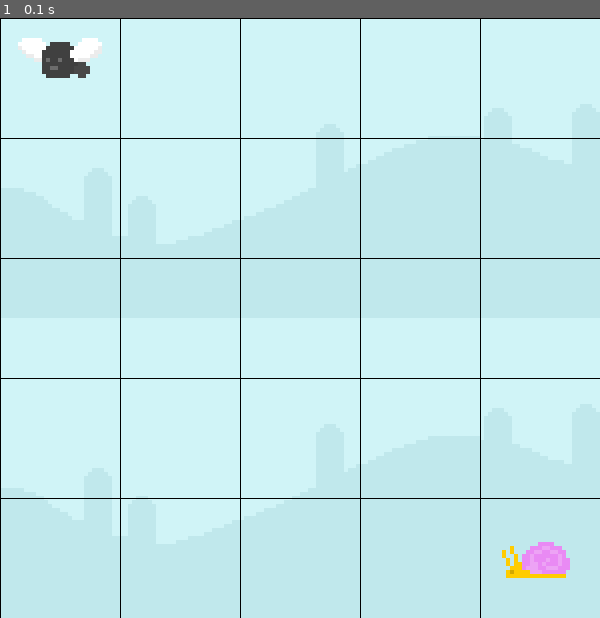
Above: before the commit, frame 1.
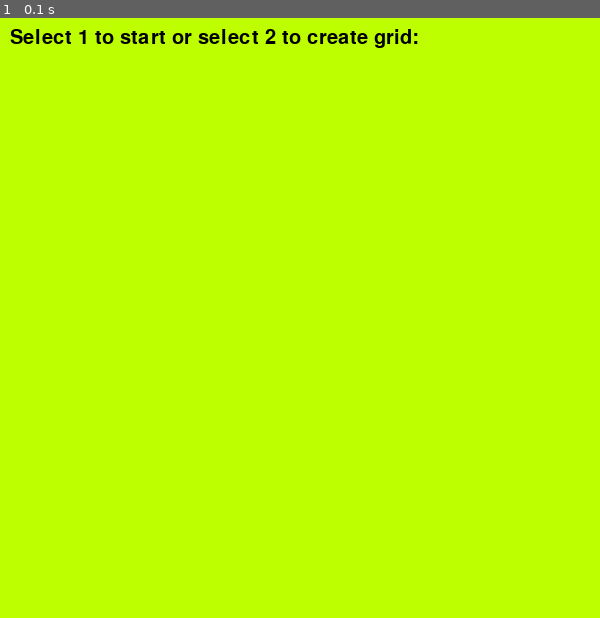
Above: after the commit, the same moment.

Repository: Syntax-Saboteurs/Wandering-in-the-Woods-Game
Game: pygame game, started from level6_8.py
Same seed, same stepped clock (60 frames per second), same inputs: the game is played once before the commit and once after it.
Inputs:
- Up to frame 1 (0.1 s): no input

The runs differ from the first frame. In frame 1, 100% of the frame differs, in the area x 0-100%, y 0-100%.

Commit message:
Update level6_8.py

Diff:
--- a/level6_8.py
+++ b/level6_8.py
@@ -1,15 +1,6 @@
 '''
 resources: https://www.pygame.org/docs/
-
 '''
-
-# level_three() function - game level for grades(6-8)
-    # students have control of 3-5 game (level II)
-    # students will now be challanged to run experiments to determine how the average run varies with
-        # size and shape of the grids.
-    # the students will also be able to explore differnt protocols for wandering, and to decide which is
-        # the best way to wander if you want to shorten the time it takes to meet up
-
 import pygame, time, sys, random
 from pygame.locals import *
 # Constants
@@ -17,8 +8,8 @@
 WIDTH   = 600
 HEIGHT  = 600
 # This sets up the amount of rows and columns in our grid - if we change these values the number of squares changes
-ROWS = 5
-COLS = 5
+ROWS = 10
+COLS = 10
 # this is where we get our size of each cell
 CELL_SIZE = (WIDTH // COLS, HEIGHT // ROWS)
 
@@ -28,12 +19,10 @@
 
 snail_surf = pygame.image.load('graphics/snail/snail1.png').convert_alpha()
 #snail_x_pos = 800
-snail_rect = snail_surf.get_rect(midtop = (538,524))
+snail_rect = snail_surf.get_rect(midtop = (555,570))
 
 player_surf = pygame.image.load('graphics/fly1.png').convert_alpha()
-player_rect = player_surf.get_rect(midtop = (60,20))
-
-
+player_rect = player_surf.get_rect(midtop = (5, 4))
 
 # color tuples Constants - made of (r, g, b) if all are 255 it is white and if all values are zero then it is black - dont know what we will be using yet
 WHITE = (255, 255, 255)
@@ -43,11 +32,9 @@
 BLUE = (0, 0, 255)
 FOREST_GREEN = (190, 255, 0)
 
-
 # pygame setup - this initializes pygame
 pygame.init()
 
-
 # clock object which will track the game to FPS as seen below
 clock = pygame.time.Clock()
 
@@ -62,6 +49,63 @@
 
 # set up font (style, size)
 font = pygame.font.SysFont(None, 30)
+
+# sounds -- https://www.sounds-resource.com/
+# background sound - works just add sound file
+cheer = pygame.mixer.Sound('sounds/cheer.wav')
+collision = pygame.mixer.Sound('sounds/collision.wav')
+pygame.mixer.music.load('sounds/space.mp3')
+pygame.mixer.music.play(-1, 0.0)
+
+# get_input() function -- will get users input for grid
+def get_input(x):
+
+    # empty
+    input_text = ''
+
+    while True:
+        for event in pygame.event.get():
+
+            if event.type == pygame.QUIT:
+                pygame.quit()
+                sys.exit()
+
+            elif event.type == pygame.KEYDOWN:
+
+                # Check if the pressed key represents a digit (0-9)
+                if event.unicode.isdigit():
+
+                    # Append the digit to the input_text
+                    input_text += event.unicode
+
+                elif event.key == pygame.K_RETURN:
+
+                    # Convert the input_text to an integer and return it when Enter is pressed
+                    try:
+                        return int(input_text)
+                    except ValueError:
+                        # Handle the case where the input_text cannot be converted to an integer
+                        input_text = ""
+                elif event.key == pygame.K_BACKSPACE:
+                    # Remove the last character if Backspace is pressed
+                    input_text = input_text[:-1]
+
+        # Clear the screen
+        screen.fill(FOREST_GREEN)
+
+        if x == 2:
+            text_surf_row = font.render("Select a number for the amount of rows: " + input_text, True, BLACK)
+            screen.blit(text_surf_row, (10, 10))
+        elif x == 3:
+            text_surf_cols = font.render("Select a number for the amount of rows: " + input_text, True, BLACK)
+            screen.blit(text_surf_cols, (10, 10))
+        else:
+            # Display the input text
+            text_surface = font.render("Select 1 to start or select 2 to create grid: " + input_text, True, BLACK)
+            screen.blit(text_surface, (10, 10))
+
+        # Update the display
+        pygame.display.update()
 
 # create_text()function - takes five parameters -- what is to be said, in what font, display mode, location on screen
 def create_text(text, font, screen, x, y):
@@ -70,51 +114,35 @@
     textBox.topleft = (x, y)
     screen.blit(dialoge, textBox)
 
-def draw_grid():
-    # this creates the cells that correlate to the WIDTH
-    for x in range(0, WIDTH, CELL_SIZE[0]):
-        pygame.draw.line(screen, BLACK, (x, 0), (x, HEIGHT))
-    # this creates the cells that correlate to the HEIGHT
-    for y in range(0, HEIGHT, CELL_SIZE[1]):
-        pygame.draw.line(screen, BLACK, (0, y), (WIDTH, y))
-
-
-# level_one() function - game level for grades(k-2)
-def level_one():
-    # grids are always square there are always two players starting diagonally from one another
-    # wander out randomly - assuming they control their direction
-    # each move is counted in a counter
-    # music plays as cartoon characters wander in the woods
-    # when the players bump into each other
-        # there is happy graphics displayed
-        # and stats from the wandering are displayed and announced audibly
-        # then the game is reset and the students can start it up again if they would like
-    return
-
-# level_two() function - game level grades(3-5)
-def level_two():
-    # students can set up the size of their grid, which can now also be rectangular
-    # there can be more than two players as many as four
-    # students can place them where ever they want to on the grid to start
-    # Once a pair has found eachother the pair will then search out another and another assuming more than two players
-    # Once the game is started
-        # it can be played and replayed over and over
-        # the stats of the players meeting can be displayed as:
-            # longest run without meeting
-            # shorted run without meeting
-            # and average run without meeting
-            # assuming this means for all games played
-    return
-
-# level_three() function - game level for grades(6-8)
-def level_three():
-    # students have control of 3-5 game (level II)
-    # students will now be challanged to run experiments to determine how the average run varies with
-        # size and shape of the grids.
-    # the students will also be able to explore differnt protocols for wandering, and to decide which is
-        # the best way to wander if you want to shorten the time it takes to meet up
-    return
-
+# draw_grid() function -- allows the user to create grid map and size
+def draw_grid(l, r, c):
+
+    # This sets up the amount of rows and columns in our grid - if we change these values the number of squares changes
+    rows = r
+    cols = c
+
+    # this is where we get our size of each cell
+    cell_size = (WIDTH // cols, HEIGHT // rows)
+
+    # if l (level) == 1 use the standard grid
+    if l == 1:
+
+        # this creates the cells that correlate to the WIDTH
+        for x in range(0, WIDTH, CELL_SIZE[0]):
+            pygame.draw.line(screen, BLACK, (x, 0), (x, HEIGHT))
+        # this creates the cells that correlate to the HEIGHT
+        for y in range(0, HEIGHT, CELL_SIZE[1]):
+            pygame.draw.line(screen, BLACK, (0, y), (WIDTH, y))
+
+    # else use the customizable draw_grid
+    else:
+
+        # this creates the cells that correlate to the WIDTH
+        for x in range(0, WIDTH, cell_size[0]):
+            pygame.draw.line(screen, BLACK, (x, 0), (x, HEIGHT))
+        # this creates the cells that correlate to the HEIGHT
+        for y in range(0, HEIGHT, cell_size[1]):
+            pygame.draw.line(screen, BLACK, (0, y), (WIDTH, y))
 
 def main():
     running = True
@@ -122,6 +150,11 @@
     player_turn = 0  # 0 for player 1, 1 for player 2
     players = [player_rect, snail_rect]  # Assuming there are only two players
     win_font = pygame.font.SysFont(None, 48)  # Font for "You Win" message
+
+    # Call the get_integer_input function to start receiving input
+    lvl = get_input(0)
+    rows = get_input(2)
+    cols = get_input(3)
 
     while running:
         for event in pygame.event.get():
@@ -149,19 +182,24 @@
         screen.blit(snail_surf, snail_rect)
         screen.blit(player_surf, player_rect)
 
-        draw_grid()
+        draw_grid(lvl, rows, cols)
 
         # Check if players overlap
         if player_rect.colliderect(snail_rect):
+
             # Display "You Win" message
             win_text = win_font.render("You Win!", True, (255, 255, 255))
             win_rect = win_text.get_rect(center=(WIDTH // 2, HEIGHT // 2))
             screen.blit(win_text, win_rect)
+
+            #create_text('Total moves it took to collide: ', font, screen,  30, 10)
+            cheer.play(fade_ms = 3000)
+
             # Stop the game loop
-            running = False
+            #running = False
 
         pygame.display.update()
-        clock.tick(60)
+        clock.tick(600)
 
     pygame.quit()
     sys.exit()
